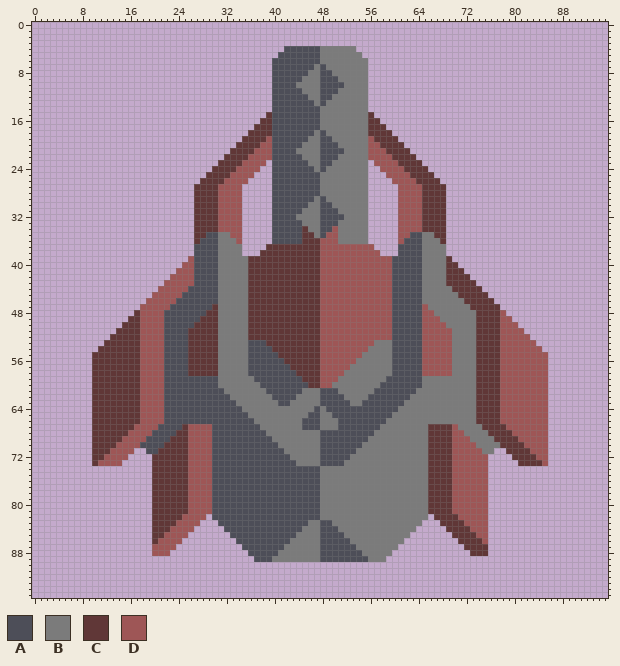
A sprite sheet gets an edit: sprites/blocks/turrets/flamethrower.png. Above, as it was before the edit.
The file is 96x96 pixels.
Palette (. is transparent): A #4d4e58  B #7b7b7b  C #603737  D #9e5656
Pixels before (only the part around the change), first column x 29:
 0 ....................................
 1 ....................................
 2 ....................................
 3 ....................................
 4 .............AAAAAABBBBBB...........
 5 ............AAAAAAABBBBBBB..........
 6 ...........AAAAAAAABBBBBBBB.........
 7 ...........AAAAAAABABBBBBBB.........
 8 ...........AAAAAABBAABBBBBB.........
 9 ...........AAAAABBBAAABBBBB.........
10 ...........AAAABBBBAAAABBBB.........
11 ...........AAAAABBBAAABBBBB.........
12 ...........AAAAAABBAABBBBBB.........
13 ...........AAAAAAABABBBBBBB.........
14 ...........AAAAAAAABBBBBBBB.........
15 ..........CAAAAAAAABBBBBBBBC........
16 .........CCAAAAAAAABBBBBBBBCC.......
17 ........CCCAAAAAAAABBBBBBBBCCC......
18 .......CCCCAAAAAAABABBBBBBBCCCC.....
19 ......CCCCDAAAAAABBAABBBBBBDCCCC....
20 .....CCCCDDAAAAABBBAAABBBBBDDCCCC...
21 ....CCCCDDDAAAABBBBAAAABBBBDDDCCCC..
22 ...CCCCDDDDAAAAABBBAAABBBBBDDDDCCCC.
23 ..CCCCDDDD.AAAAAABBAABBBBBB.DDDDCCCC
24 .CCCCDDDD..AAAAAAABABBBBBBB..DDDDCCC
25 CCCCDDDD...AAAAAAAABBBBBBBB...DDDDCC
26 CCCDDDD....AAAAAAAABBBBBBBB....DDDDC
27 CCDDDD.....AAAAAAAABBBBBBBB.....DDDD
28 CCDDDD.....AAAAAAAABBBBBBBB.....DDDD
29 CCDDDD.....AAAAAAABABBBBBBB.....DDDD
30 CCDDDD.....AAAAAABBAABBBBBB.....DDDD
31 CCDDDD.....AAAAABBBAAABBBBB.....DDDD
32 CCDDDD.....AAAABBBBAAAABBBB.....DDDD
33 CCDDDD.....AAAAABBBAAABBBBB.....DDDD
34 CCDDDD.....AAAAACBBAADBBBBB.....DDDD
35 AABBDD.....AAAAACCBADDBBBBB.....DDAA
36 AABBBD.....AAAAACCCDDDBBBBB.....DAAA
37 AABBBB....CCCCCCCCCDDDDDDDDD....AAAA
38 AABBBB...CCCCCCCCCCDDDDDDDDDD...AAAA
39 AABBBBBCCCCCCCCCCCCDDDDDDDDDDDDAAAAA
40 AABBBBBCCCCCCCCCCCCDDDDDDDDDDDDAAAAA
41 AABBBBBCCCCCCCCCCCCDDDDDDDDDDDDAAAAA
42 AABBBBBCCCCCCCCCCCCDDDDDDDDDDDDAAAAA
43 AABBBBBCCCCCCCCCCCCDDDDDDDDDDDDAAAAA
44 AABBBBBCCCCCCCCCCCCDDDDDDDDDDDDAAAAA
45 AABBBBBCCCCCCCCCCCCDDDDDDDDDDDDAAAAA
46 AABBBBBCCCCCCCCCCCCDDDDDDDDDDDDAAAAA
47 ACBBBBBCCCCCCCCCCCCDDDDDDDDDDDDAAAAA
48 CCBBBBBCCCCCCCCCCCCDDDDDDDDDDDDAAAAA
49 CCBBBBBCCCCCCCCCCCCDDDDDDDDDDDDAAAAA
50 CCBBBBBCCCCCCCCCCCCDDDDDDDDDDDDAAAAA
51 CCBBBBBCCCCCCCCCCCCDDDDDDDDDDDDAAAAA
And afterwards:
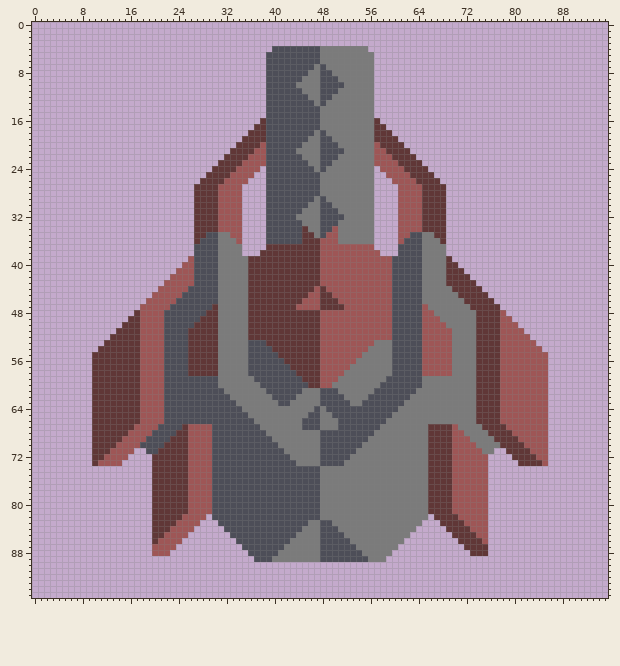
Difference:
{"y":4,"x":40,"old":"..","new":"AA"}
{"y":4,"x":54,"old":"..","new":"BB"}
{"y":5,"x":39,"old":"..","new":"AA"}
{"y":5,"x":55,"old":"..","new":"BB"}
{"y":6,"x":39,"old":".","new":"A"}
{"y":6,"x":56,"old":".","new":"B"}
{"y":7,"x":39,"old":".","new":"A"}
{"y":7,"x":56,"old":".","new":"B"}
{"y":8,"x":39,"old":".","new":"A"}
{"y":8,"x":56,"old":".","new":"B"}
{"y":9,"x":39,"old":".","new":"A"}
{"y":9,"x":56,"old":".","new":"B"}
{"y":10,"x":39,"old":".","new":"A"}
{"y":10,"x":56,"old":".","new":"B"}
{"y":11,"x":39,"old":".","new":"A"}
{"y":11,"x":56,"old":".","new":"B"}
{"y":12,"x":39,"old":".","new":"A"}
{"y":12,"x":56,"old":".","new":"B"}
{"y":13,"x":39,"old":".","new":"A"}
{"y":13,"x":56,"old":".","new":"B"}
{"y":14,"x":39,"old":".","new":"A"}
{"y":14,"x":56,"old":".","new":"B"}
{"y":15,"x":39,"old":"C","new":"A"}
{"y":15,"x":56,"old":"C","new":"B"}
{"y":16,"x":39,"old":"C","new":"A"}
{"y":16,"x":56,"old":"C","new":"B"}
{"y":17,"x":39,"old":"C","new":"A"}
{"y":17,"x":56,"old":"C","new":"B"}
{"y":18,"x":39,"old":"C","new":"A"}
{"y":18,"x":56,"old":"C","new":"B"}
{"y":19,"x":39,"old":"D","new":"A"}
{"y":19,"x":56,"old":"D","new":"B"}
{"y":20,"x":39,"old":"D","new":"A"}
{"y":20,"x":56,"old":"D","new":"B"}
{"y":21,"x":39,"old":"D","new":"A"}
{"y":21,"x":56,"old":"D","new":"B"}
{"y":22,"x":39,"old":"D","new":"A"}
{"y":22,"x":56,"old":"D","new":"B"}
{"y":23,"x":39,"old":".","new":"A"}
{"y":23,"x":56,"old":".","new":"B"}
{"y":24,"x":39,"old":".","new":"A"}
{"y":24,"x":56,"old":".","new":"B"}
{"y":25,"x":39,"old":".","new":"A"}
{"y":25,"x":56,"old":".","new":"B"}
{"y":26,"x":39,"old":".","new":"A"}
{"y":26,"x":56,"old":".","new":"B"}
{"y":27,"x":39,"old":".","new":"A"}
{"y":27,"x":56,"old":".","new":"B"}
{"y":28,"x":39,"old":".","new":"A"}
{"y":28,"x":56,"old":".","new":"B"}
{"y":29,"x":39,"old":".","new":"A"}
{"y":29,"x":56,"old":".","new":"B"}
{"y":30,"x":39,"old":".","new":"A"}
{"y":30,"x":56,"old":".","new":"B"}
{"y":31,"x":39,"old":".","new":"A"}
{"y":31,"x":56,"old":".","new":"B"}
{"y":32,"x":39,"old":".","new":"A"}
{"y":32,"x":56,"old":".","new":"B"}
{"y":33,"x":39,"old":".","new":"A"}
{"y":33,"x":56,"old":".","new":"B"}
{"y":34,"x":39,"old":".","new":"A"}
{"y":34,"x":56,"old":".","new":"B"}
{"y":35,"x":39,"old":".","new":"A"}
{"y":35,"x":56,"old":".","new":"B"}
{"y":36,"x":39,"old":".","new":"A"}
{"y":36,"x":56,"old":".","new":"B"}
{"y":44,"x":47,"old":"CD","new":"DC"}
{"y":45,"x":46,"old":"CCDD","new":"DDCC"}
{"y":46,"x":45,"old":"CCCDDD","new":"DDDCCC"}
{"y":47,"x":44,"old":"CCCCDDDD","new":"DDDDCCCC"}
{"label":"changed","picture_box":[266,46,284,244]}
{"label":"changed","picture_box":[356,46,374,244]}
{"label":"changed","picture_box":[296,286,344,310]}
